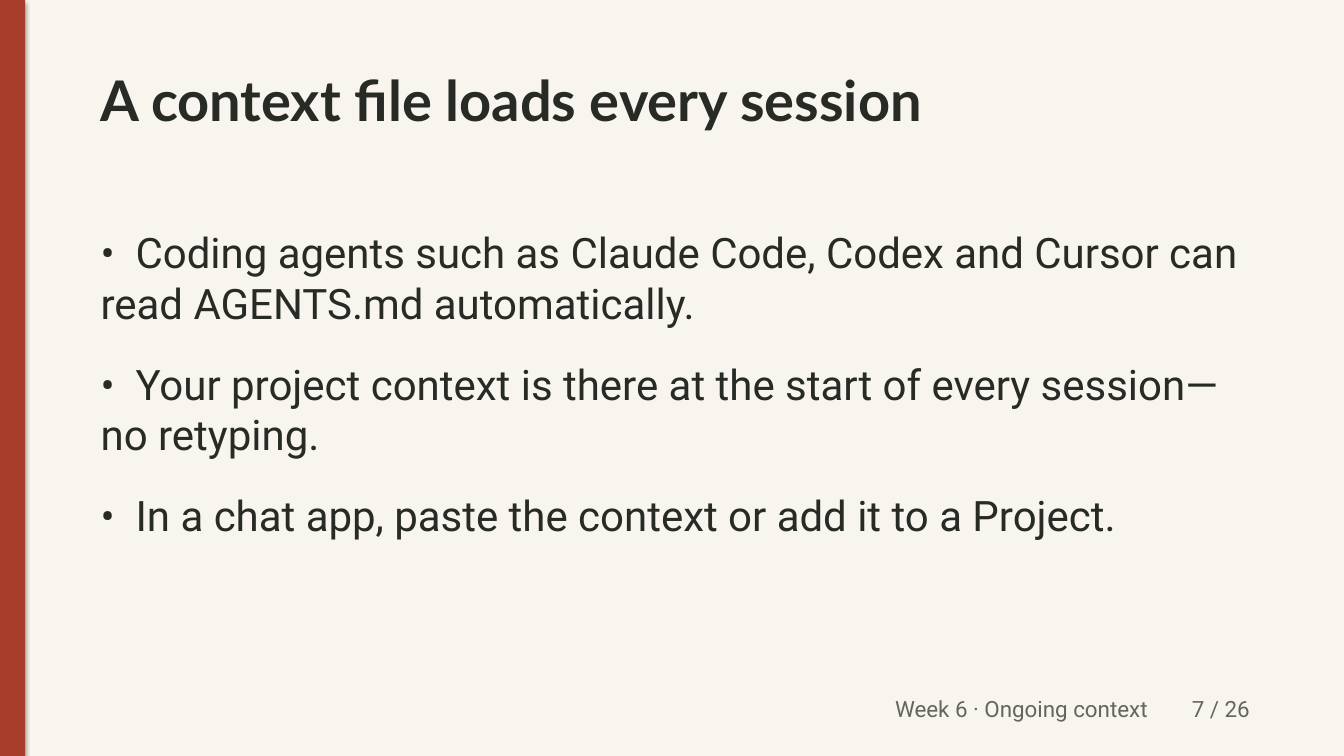
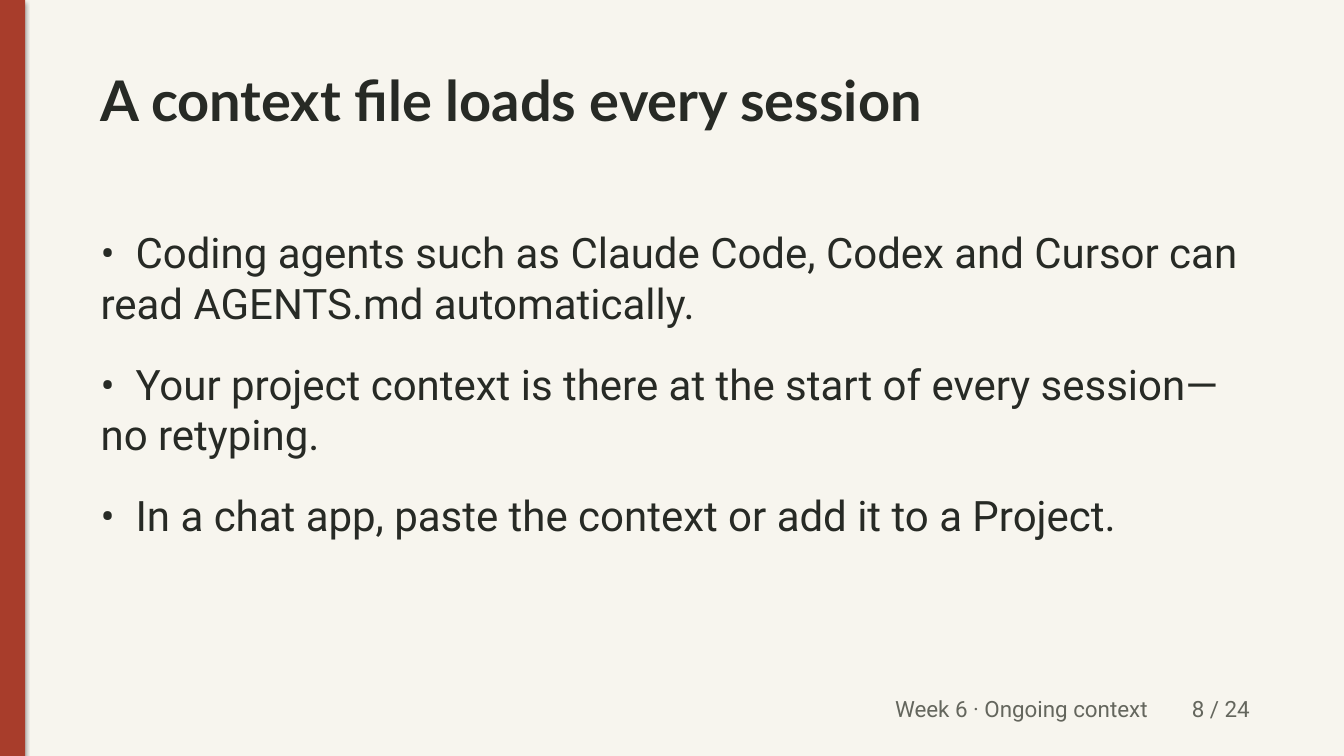
Before and after one commit to unforcedagi/learn-vibe-build-deck, a slide deck: slide 8 of lessons/week-6/_src/week6-lecture.pptx (slide 7 before the commit). Drawn at 1344x756 pixels with LibreOffice and Linux fonts; fonts in the diff are those of the drawing. Boxes give left, top, right and bottom in pixels: in the first picture for what was removed or moved away, otherwise in the second. Text is boxed around its words. In the diff, an @@ line names an element or a change of style, - is before the commit and + after.

Commit message:
Week 6 slides: class overview of builds + shared friction; merge design/feedback/debug; drop credits slide (Aaron) (#18)

```diff
--- a/lessons/week-6/_src/week6-lecture.pptx
+++ b/lessons/week-6/_src/week6-lecture.pptx
@@ text at (x1=895, y1=700, x2=1250, y2=722): text changed @@
-Week 6 · Ongoing context 7 / 26
+Week 6 · Ongoing context 8 / 24
```
Also in this commit, not shown: 21 other slides changed, 2 slides added, 4 slides removed, 5 other files.
